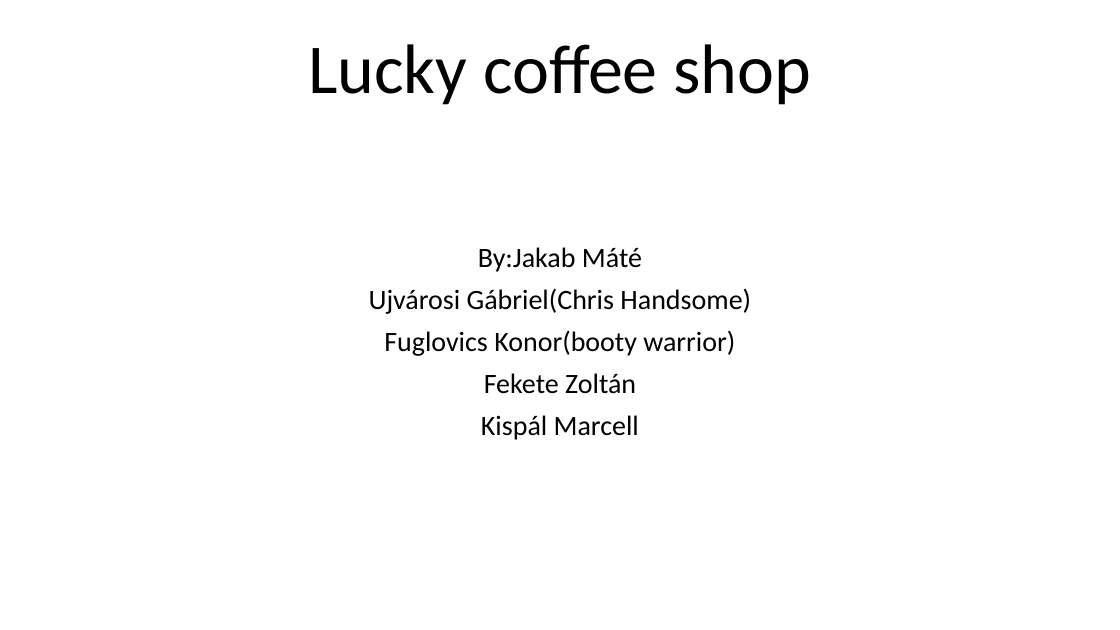
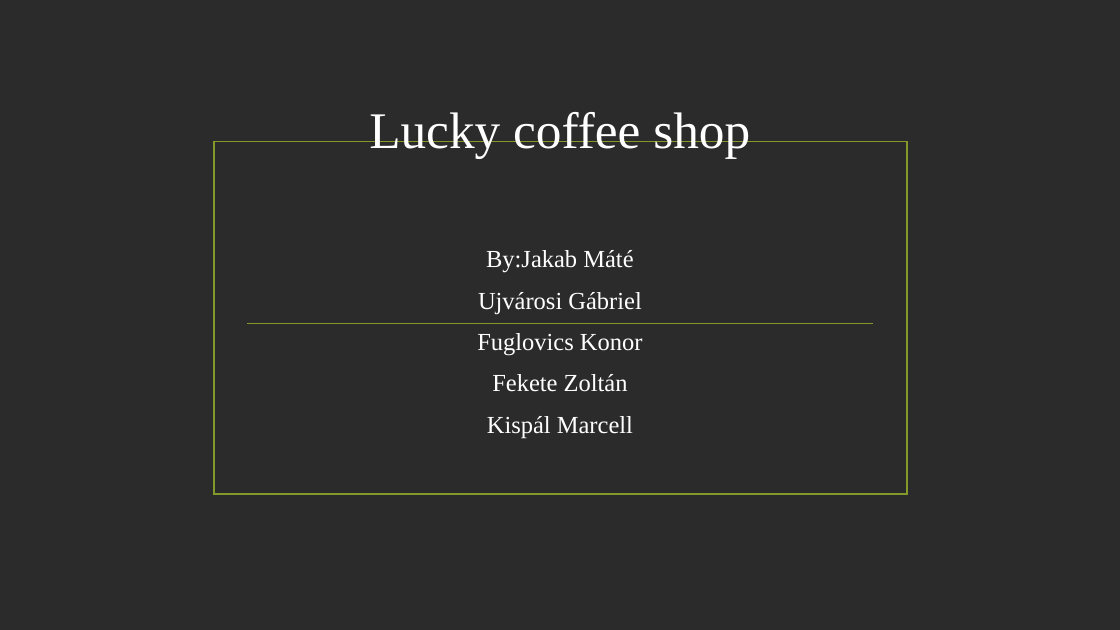
Before and after one commit to xXxMatexXx/k-v-z-projekt, a slide deck: slide 1 of Kispál Marcell/Lucky coffee shop.pptx. Drawn at 1120x630 pixels with LibreOffice and Linux fonts; fonts in the diff are those of the drawing; background and template pictures are left out; a plain dark background stands for a picture behind light text. Boxes give left, top, right and bottom in pixels: in the first picture for what was removed or moved away, otherwise in the second. Text is boxed around its words. In the diff, an @@ line names an element or a change of style, - is before the commit and + after.

```diff
--- a/Kispál Marcell/Lucky coffee shop.pptx
+++ b/Kispál Marcell/Lucky coffee shop.pptx
@@ background #FFFFFF to picture (left out) @@
@@ title "Lucky coffee shop": place and size @@
-title "Lucky coffee shop" at (308, 44, 812, 105)
+title "Lucky coffee shop" at (369, 112, 750, 158)
@@ title "Lucky coffee shop" at (369, 112, 750, 158): size 60 to 44 pt, font Calibri to Times New Roman, text colour #000000 to #FFFFFF; line spacing 0.9 to 1 @@
@@ rectangle added at (214, 142, 907, 494), outline #83992A 1.25 pt @@
@@ subtitle at (486, 250, 633, 438): size 24 to 21 pt, font Calibri to Times New Roman, text colour #000000 to #FFFFFF in "By:Jakab Máté", "Fekete Zoltán", "Kispál Marcell"; line spacing 0.9 to 1 @@
@@ subtitle at (477, 292, 643, 356): text changed; size 24 to 21 pt; font Calibri to Times New Roman; text colour #000000 to #FFFFFF @@
-Ujvárosi Gábriel(Chris Handsome)
-Fuglovics Konor(booty warrior)
+Ujvárosi Gábriel
+Fuglovics Konor
@@ line added from (247, 323) to (874, 323), #83992A 1.25 pt @@
```
Also in this commit, not shown: 3 other slides changed, 1 slide added, 1 slide removed.
